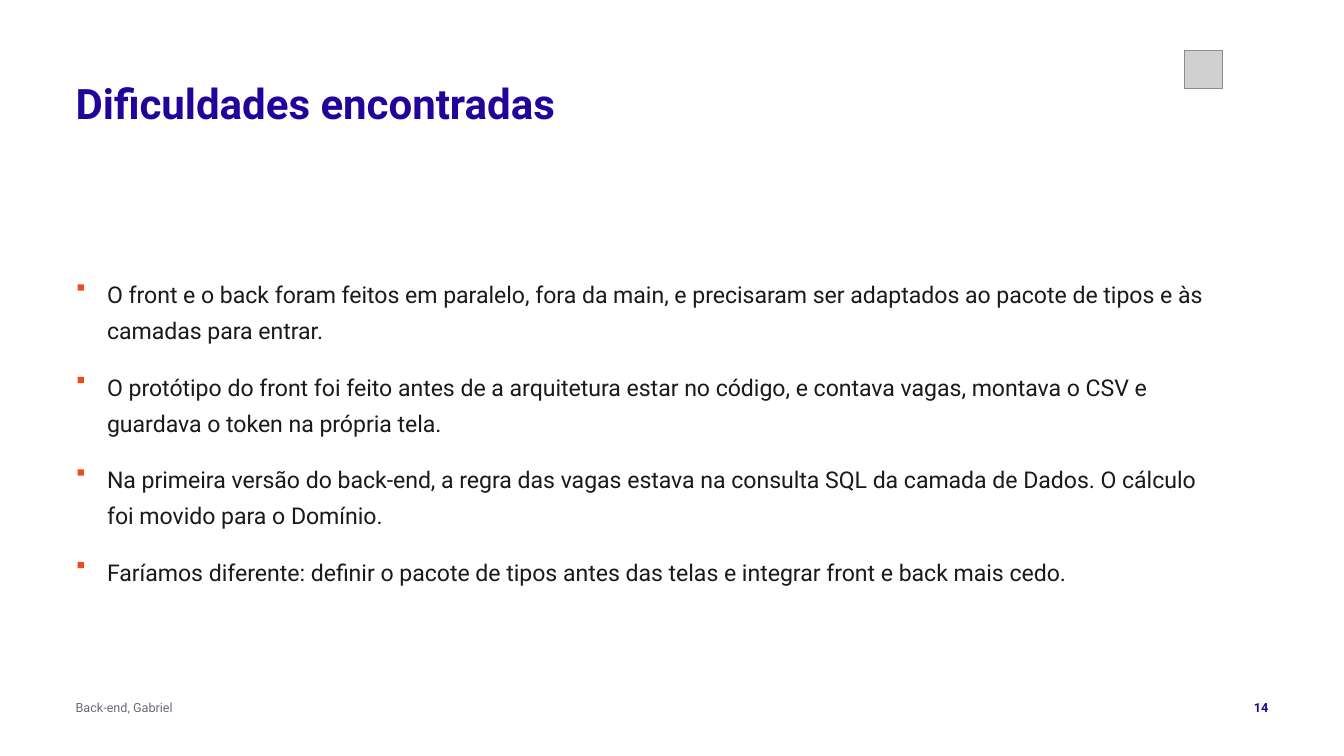
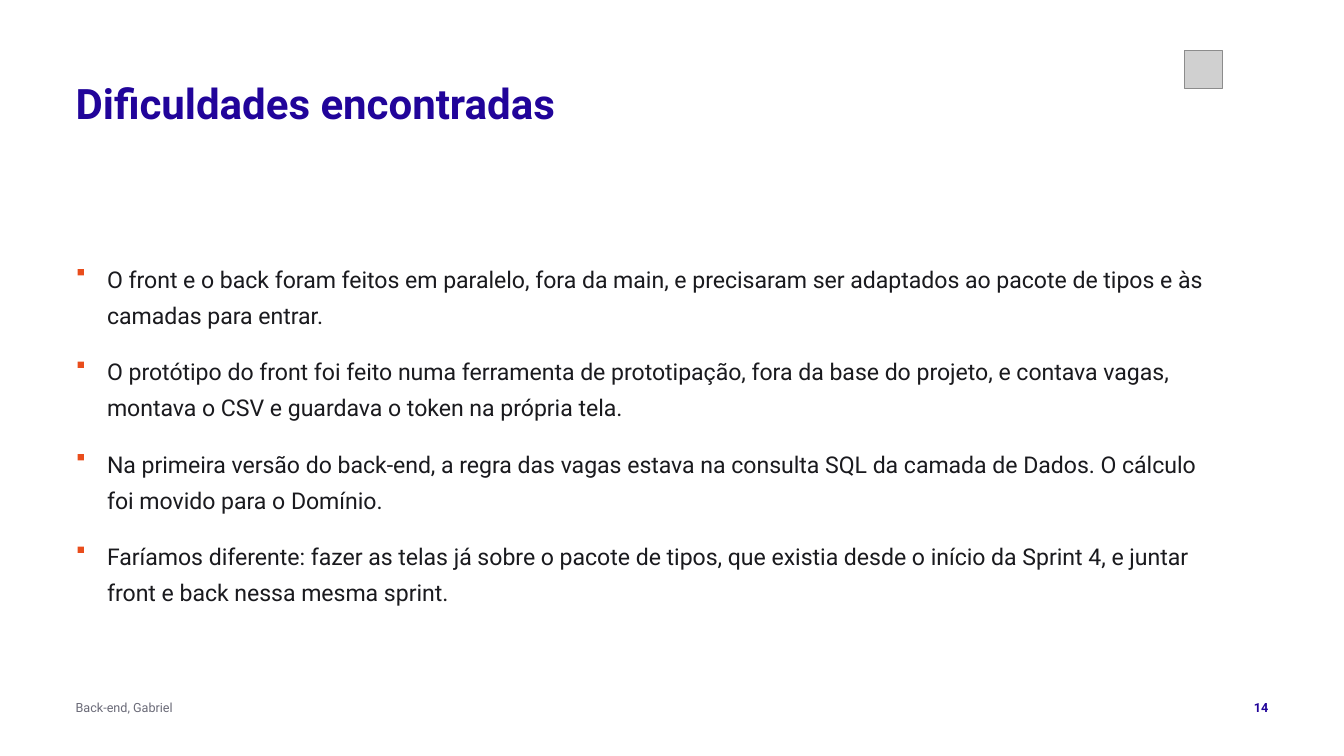
Before and after one commit to tcpassos/invite-app, a slide deck: slide 14 of trabalhos/T3-Apresentacao-Intermediaria.pptx. Drawn at 1344x756 pixels with LibreOffice and Linux fonts; fonts in the diff are those of the drawing; grey boxes stand for pictures. Boxes give left, top, right and bottom in pixels: in the first picture for what was removed or moved away, otherwise in the second. Text is boxed around its words. In the diff, an @@ line names an element or a change of style, - is before the commit and + after.

```diff
--- a/trabalhos/T3-Apresentacao-Intermediaria.pptx
+++ b/trabalhos/T3-Apresentacao-Intermediaria.pptx
@@ text at [107,362,1168,421]: text changed @@
-O protótipo do front foi feito antes de a arquitetura estar no código, e contava vagas, montava o CSV e guardava o token na própria tela.
+O protótipo do front foi feito numa ferramenta de prototipação, fora da base do projeto, e contava vagas, montava o CSV e guardava o token na própria tela.
@@ 4 rectangles, 2 texts: place and size @@
-4 rectangles, 2 texts at [78,284,1202,568]
+4 rectangles, 2 texts at [78,269,1202,553]
@@ text at [107,547,1188,606]: text changed @@
-Faríamos diferente: definir o pacote de tipos antes das telas e integrar front e back mais cedo.
+Faríamos diferente: fazer as telas já sobre o pacote de tipos, que existia desde o início da Sprint 4, e juntar front e back nessa mesma sprint.
```
Also in this commit, not shown: 1 other slide changed, 3 other files.
